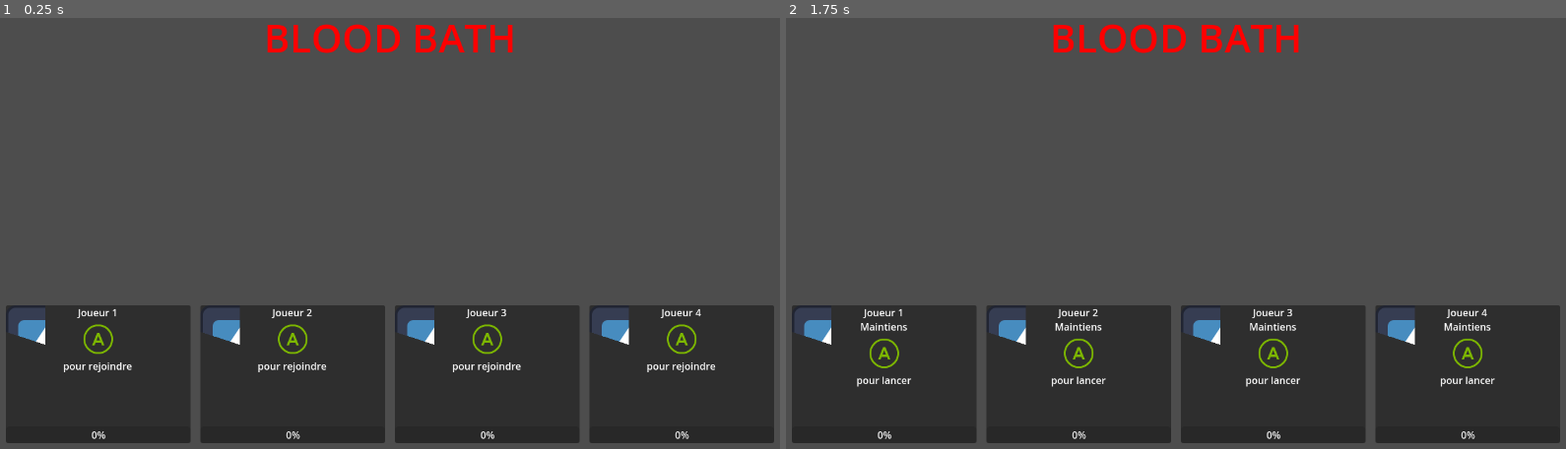
Above: before the commit, frames 1-2 (left to right).
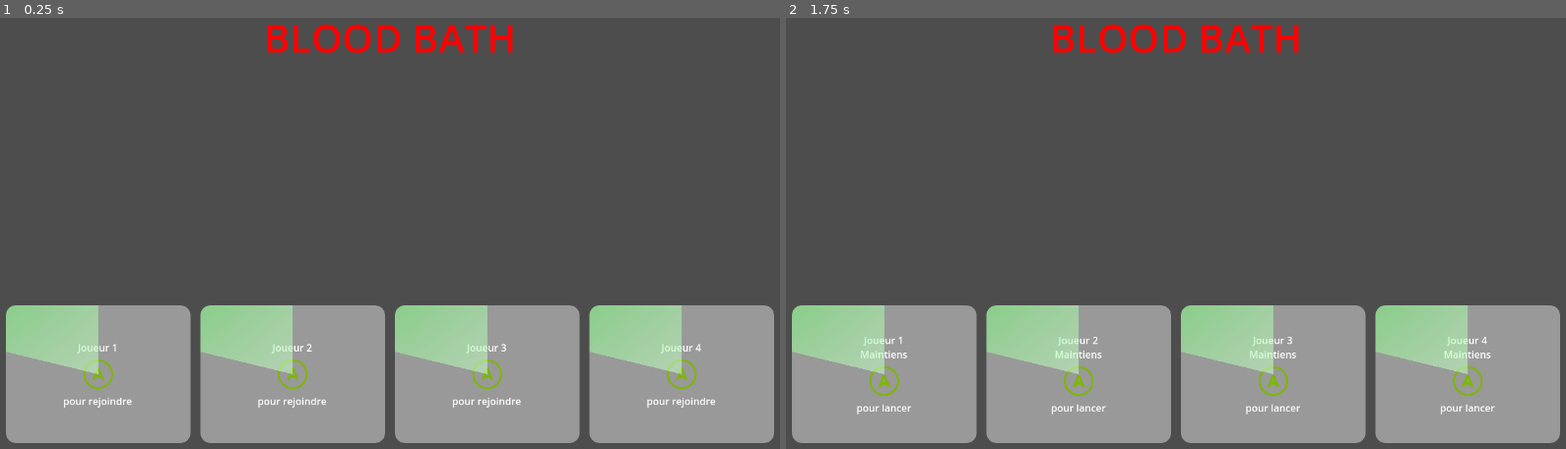
Above: after the commit, the same moments.

Repository: Gr0minet/ggj2025
Game: Godot game, scene res://menu/menu.tscn
Two runs of this game, one before a commit and one after it. Both use one fixed random seed, a clock stepped at 60 frames per second and the inputs below. This scene is started directly instead of the project's main scene. The engine's default icon, where the game draws it, is replaced by a stand-in: a white triangle on a blue panel in a dark square.
Inputs:
- Up to frame 1 (0.25 s): no input
- Up to frame 2 (1.75 s): tap Enter at 0.5 s; hold J (join_game) 0.53-1.28 s; tap G (jump) at 0.77, 1.52 s; tap Z at 0.8, 1.35 s; tap Space at 1.25 s; hold A from 1.28 s (still down); tap J (join_game) at 1.55 s

The runs differ from the first frame. In frame 1, 30% of the frame differs, in the area x 0-100%, y 66-99%; in frame 2, 30%.

Commit message:
Wip menu
Signed-off-by: m09 <142691+m09@users.noreply.github.com>

Diff:
--- a/godot/menu/menu.gd
+++ b/godot/menu/menu.gd
@@ -1,4 +1,6 @@
 extends Control
+
+signal request_game_start
 
 
 # Called when the node enters the scene tree for the first time.
--- a/godot/menu/player_join.gd
+++ b/godot/menu/player_join.gd
@@ -5,19 +5,18 @@
 @onready var rich_text_label = $VBoxContainer/RichTextLabel
 
 func _ready() -> void:
-	player_reset(self.player_id)
+	player_reset()
 
 
-
-
-func player_reset(player_id: int) -> void:
+func player_reset() -> void:
 	rich_text_label.text = "[center]Joueur " + str(player_id + 1) + "
 [img]res://assets/xbox_button_color_a_outline.png[/img]
 pour rejoindre[/center]"
 
 
-func player_join(player_id: int) -> void:
-	rich_text_label.text = "[center]Joueur " + str(player_id + 1) + "
+func player_join(join_player_id: int) -> void:
+	if join_player_id == player_id:
+		rich_text_label.text = "[center]Joueur " + str(player_id + 1) + "
 Maintiens
 [img]res://assets/xbox_button_color_a_outline.png[/img]
 pour lancer[/center]"
@@ -28,6 +27,6 @@
 		if event.pressed and event.keycode == KEY_A:
 			player_join(self.player_id)
 		if event.pressed and event.keycode == KEY_Z:
-			player_reset(self.player_id)
+			player_reset()
 	if event.is_action_pressed("join_game"):
 		player_join(self.player_id)
--- a/godot/menu/player_join.tscn
+++ b/godot/menu/player_join.tscn
@@ -1,9 +1,25 @@
-[gd_scene load_steps=3 format=3 uid="uid://c5umynsbl4k7j"]
+[gd_scene load_steps=5 format=3 uid="uid://c5umynsbl4k7j"]
 
 [ext_resource type="Script" path="res://menu/player_join.gd" id="1_4ec8c"]
-[ext_resource type="Texture2D" uid="uid://dtt1bn5aqp5l3" path="res://icon.svg" id="2_66lwi"]
+
+[sub_resource type="StyleBoxFlat" id="StyleBoxFlat_vk6d6"]
+corner_radius_top_left = 16
+corner_radius_top_right = 16
+corner_radius_bottom_right = 16
+corner_radius_bottom_left = 16
+
+[sub_resource type="Gradient" id="Gradient_bkmsx"]
+interpolation_mode = 2
+colors = PackedColorArray(0, 0.988235, 0, 0.47451, 1, 1, 1, 0.572549)
+
+[sub_resource type="GradientTexture2D" id="GradientTexture2D_j3gxb"]
+gradient = SubResource("Gradient_bkmsx")
+fill = 1
+fill_from = Vector2(-1, -1)
+fill_to = Vector2(1, 1)
 
 [node name="PlayerJoin" type="PanelContainer"]
+clip_children = 2
 anchors_preset = 15
 anchor_right = 1.0
 anchor_bottom = 1.0
@@ -11,6 +27,7 @@
 grow_vertical = 2
 size_flags_horizontal = 3
 size_flags_vertical = 3
+theme_override_styles/panel = SubResource("StyleBoxFlat_vk6d6")
 script = ExtResource("1_4ec8c")
 
 [node name="VBoxContainer" type="VBoxContainer" parent="."]
@@ -19,16 +36,15 @@
 
 [node name="RichTextLabel" type="RichTextLabel" parent="VBoxContainer"]
 layout_mode = 2
-size_flags_vertical = 3
+size_flags_vertical = 6
 bbcode_enabled = true
 text = "azea
 "
-
-[node name="ProgressBar" type="ProgressBar" parent="VBoxContainer"]
-layout_mode = 2
+fit_content = true
 
 [node name="TextureProgressBar" type="TextureProgressBar" parent="."]
 layout_mode = 2
 value = 20.0
 fill_mode = 5
-texture_progress = ExtResource("2_66lwi")
+nine_patch_stretch = true
+texture_progress = SubResource("GradientTexture2D_j3gxb")
